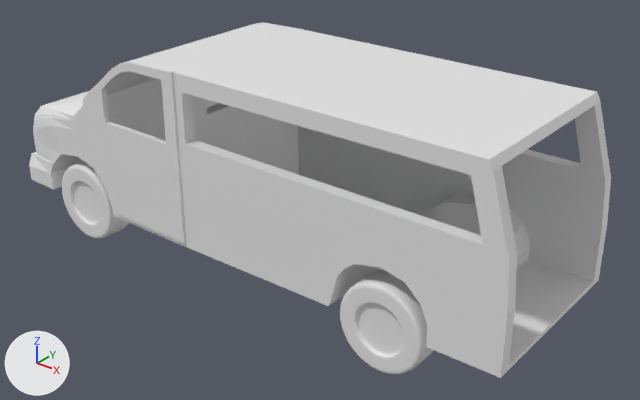
The Blender file 02_Preproducción/01_Assets 3D Preproduccion/02_Props/furgo.blend as it was, and as the next commit left it.
Rendered twice from a 50 mm lens placed at (3.39, -4.04, 2.93), pointed at (0.08, 0.09, 0.36). Every picture has the same lights, and +X, +Y and +Z are marked at lower left.

In view in the first picture: 'Cylinder.001', 'Cylinder.003', 'furgo.001', 'puertader'.
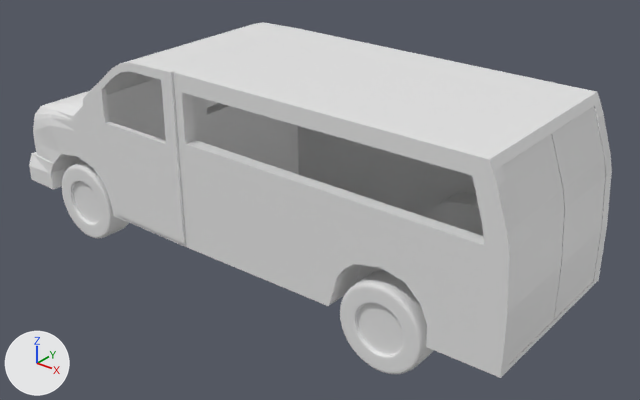
The edits, one by one:
me_cube_002 is used by ob_furgo_001; location (0.0, 0.019, 0.0); scale (1.0, -0.606, 1.0).
me_cube_002 had 2442 vertices, 2446 faces and spanned x -2.16..1.81, y -1.01..1.04, z 0.11..1.31.
me_cube_002 now has 2658 vertices, 2662 faces and spans x -2.16..1.81, y -1.01..1.04, z 0.11..1.31.
me_cube_002 part 1: 52 vertices moved from x 1.55..1.78, y -1.0..1.03, z 0.86..1.2 to x 1.56..1.79, y -1.0..1.03, z 0.86..1.2; 2 vertices removed from x 1.77, y -0.86..0.9, z 0.86; 218 vertices added at x -0.56..1.81, y -1.0..1.03, z 0.15..1.31.
Mesh me_cube_007 is new.
It has 20 vertices, 18 faces and spans x -7.28..1.0, y -0.52..0.01, z -1.0..0.07.
Object 'Cube.003' (ob_cube_003) is new; it shows me_cube_007.
Its location is (1.788, 0.528, 1.179).
Its scale is (0.0231, 1.0, 1.0).
Object 'Cube.002' (ob_cube_002) is new; it shows a copy of me_cube_007.
Its location is (1.788, -0.008, 1.179).
Its scale is (0.0231, 1.0, 1.0).

Where the change shows, as pixel boxes [x1, y1, x2, y2] in the pictures (640 x 400 px):
'furgo.001', reshaped
    before: [29, 22, 611, 378]
    after: [29, 22, 612, 378]
'Cube.002', added
    after: [502, 134, 564, 364]
'Cube.003', added
    after: [551, 106, 605, 319]
part 1 of me_cube_002, built on
    before: [465, 102, 611, 261]
    after: [183, 87, 612, 378]
